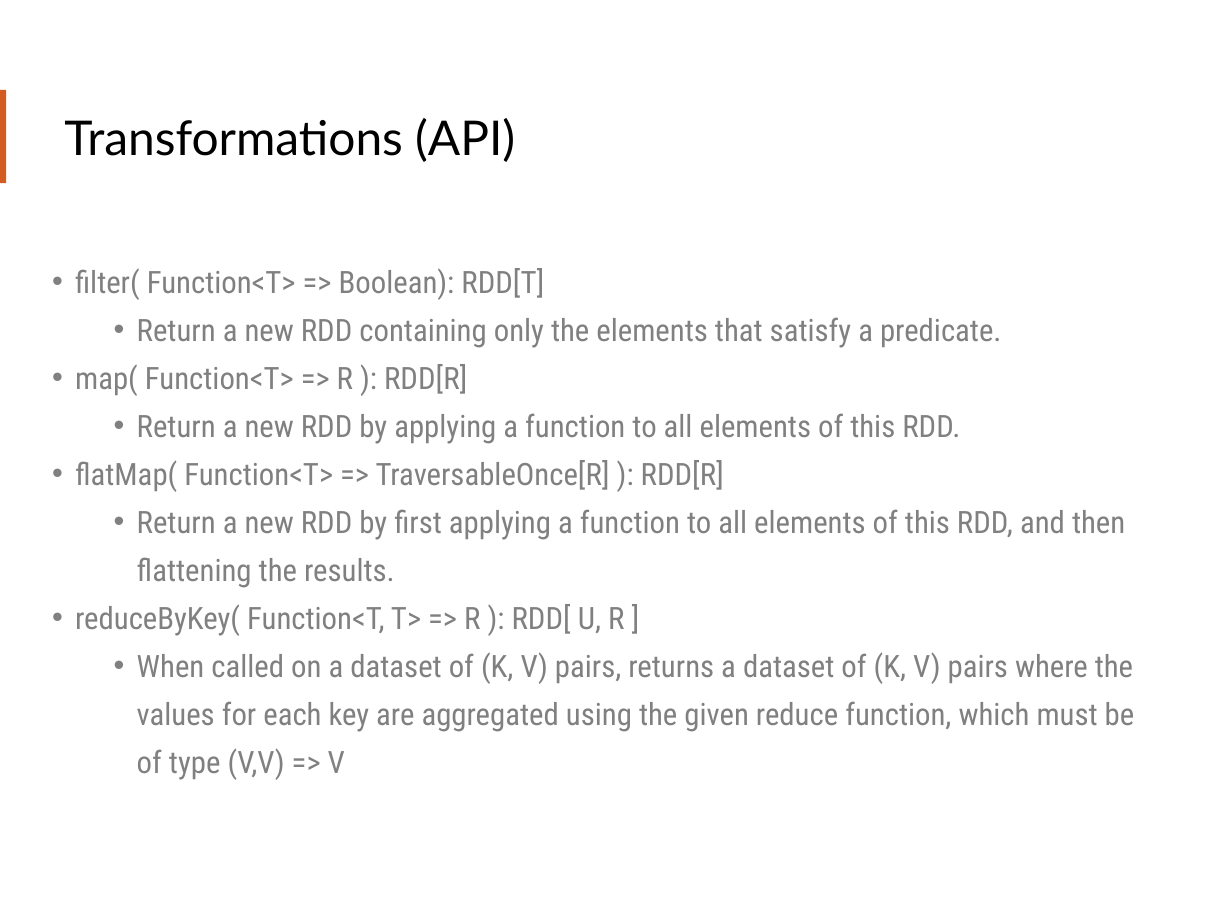
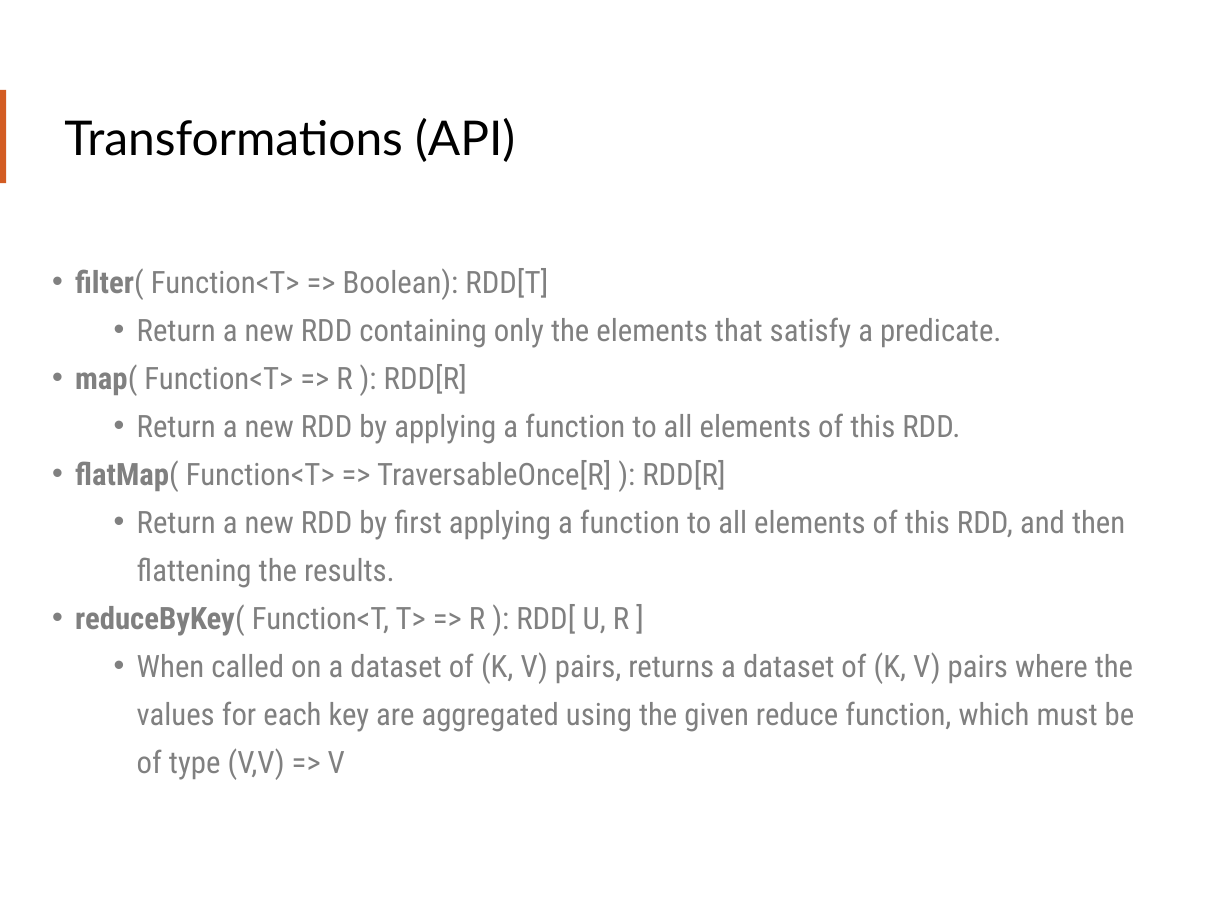
Before and after one commit to teamclairvoyant/intro-to-spark, a slide deck: slide 41 of Intro to Apache Spark Slides.pptx. Drawn at 1232x924 pixels with LibreOffice and Linux fonts; fonts in the diff are those of the drawing. Boxes give left, top, right and bottom in pixels: in the first picture for what was removed or moved away, otherwise in the second. Text is boxed around its words. In the diff, an @@ line names an element or a change of style, - is before the commit and + after.

Commit message:
Formatted the code snippets and reviewed the ppt.

```diff
--- a/Intro to Apache Spark Slides.pptx
+++ b/Intro to Apache Spark Slides.pptx
@@ text at [75, 268, 725, 636]: bold on in "filter(", "map(", "flatMap(", "reduceByKey("; text colour #808080 to #7F7F7F in "reduceByKey(" @@
```
Also in this commit, not shown: 20 other slides changed.
